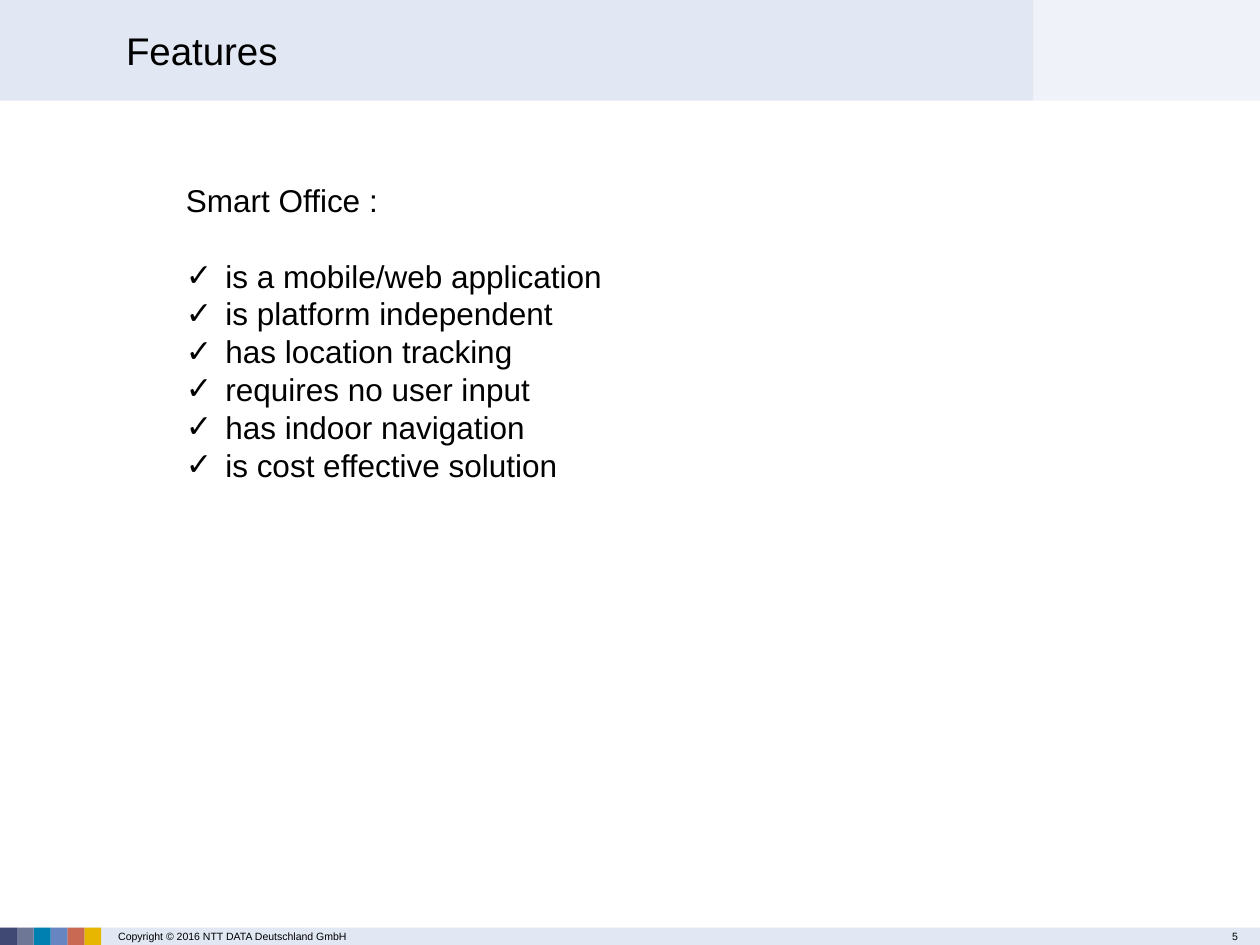
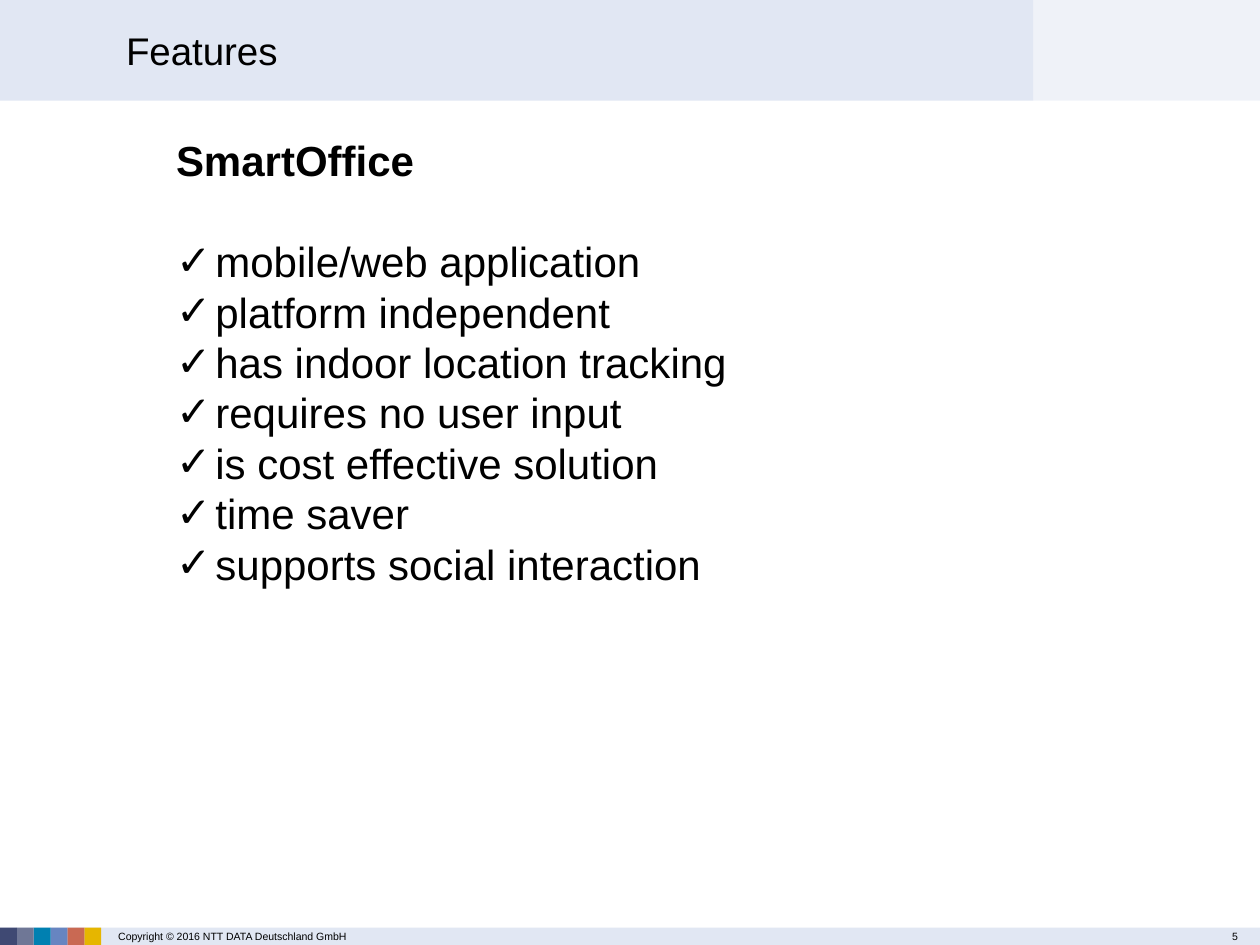
Before and after one commit to ranjitha-kuntimaddi/Smart-Office-, a slide deck: slide 5 of docs/Smart Office – Find My Colleges.pptx. Drawn at 1260x945 pixels with LibreOffice and Linux fonts; fonts in the diff are those of the drawing; background and template pictures are left out. Boxes give left, top, right and bottom in pixels: in the first picture for what was removed or moved away, otherwise in the second. Text is boxed around its words. In the diff, an @@ line names an element or a change of style, - is before the commit and + after.

```diff
--- a/docs/Smart Office – Find My Colleges.pptx
+++ b/docs/Smart Office – Find My Colleges.pptx
@@ text "SmartOffice" moved from (x1=186, y1=189, x2=602, y2=478) to (x1=176, y1=145, x2=726, y2=588) @@
@@ text at (x1=176, y1=145, x2=726, y2=386): text changed; size 18 to 24 pt @@
-Smart Office :
-✓ is a mobile/web application
-✓ is platform independent
-✓ has location tracking
+SmartOffice
+✓ mobile/web application
+✓ platform independent
+✓ has indoor location tracking
@@ text at (x1=215, y1=397, x2=658, y2=480): size 18 to 24 pt in "requires no user input", "is cost effective solution"; alignment justified to left @@
@@ text at (x1=225, y1=416, x2=525, y2=445): paragraph removed @@
-✓ has indoor navigation
@@ text at (x1=215, y1=498, x2=701, y2=588): paragraphs added @@
+✓ time saver
+✓ supports social interaction
```
Also in this commit, not shown: 3 other slides changed.
